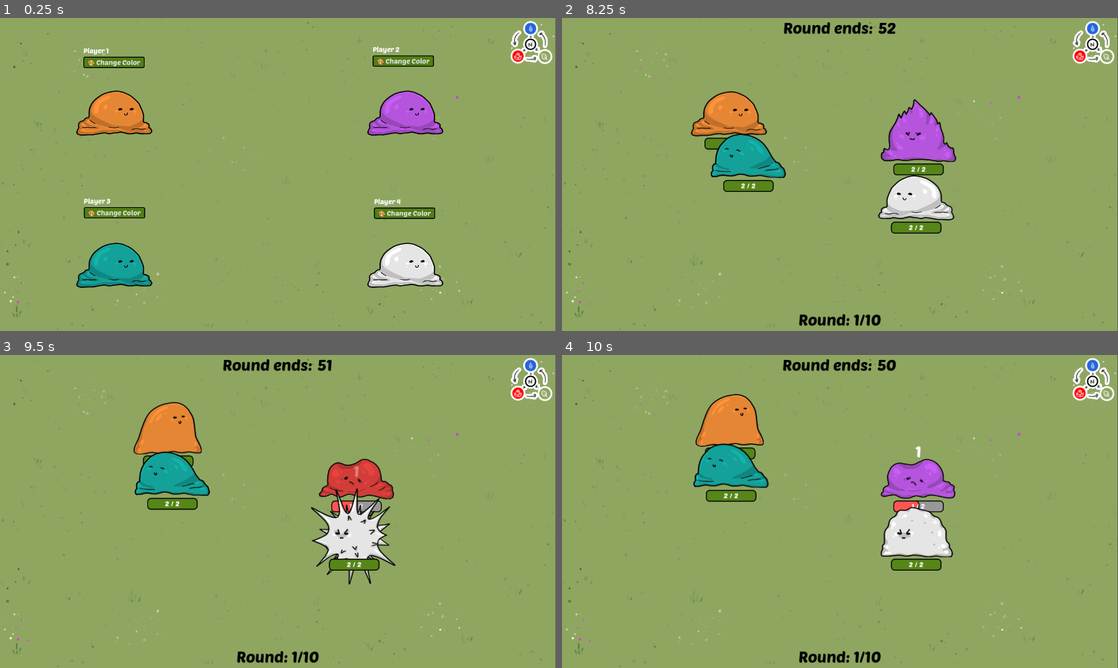
Above: before the commit, frames 1-4 (two rows, left to right).
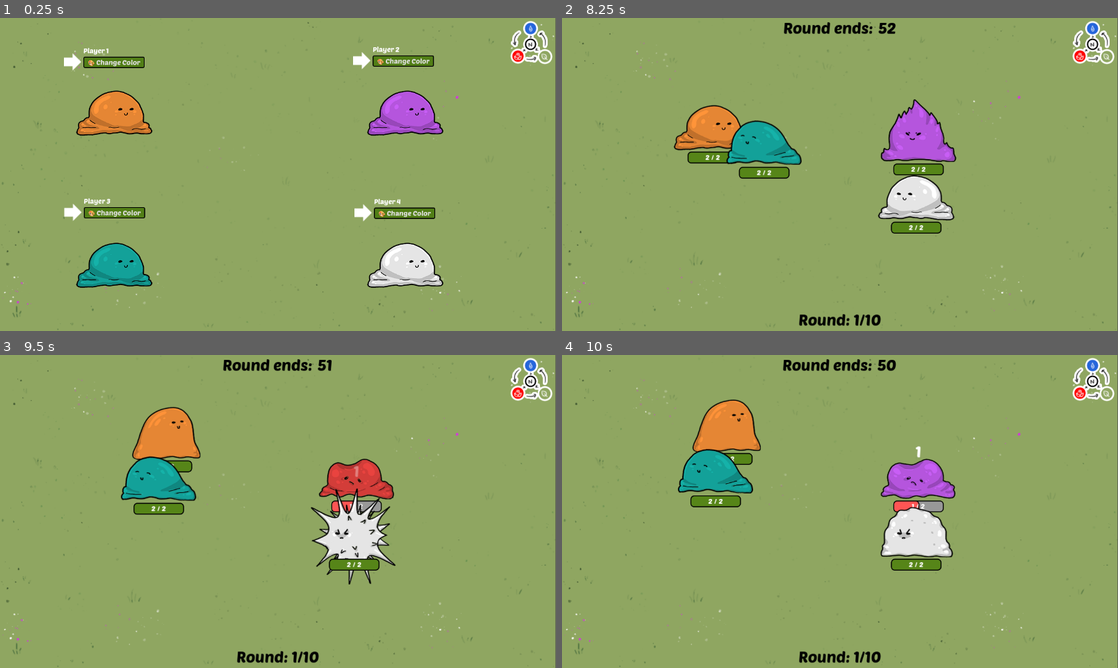
Above: after the commit, the same moments.

Repository: Galitie/mini-tyler-games
Game: Godot game, scene res://tylermon/tylermon.tscn
The game is run twice, just before and just after one commit, with the same random seed, the same clock (stepped at 60 frames per second) and the same inputs. This scene is started directly instead of the project's main scene. Sound files missing from this copy of the repository are replaced by a short silence.
Inputs (mouse positions are in pixels of both pictures, inside the frame that each line leads up to):
- Up to frame 1 (0.25 s): no input
- Up to frame 2 (8.25 s): tap Enter (start) at 0.5, 1.35, 2.85, 4.35, 5.85, 7.35 s; move the mouse to (962, 158) at 0.52 s; hold Right (move_piece_right) 0.53-1.28 s; hold Enter (start) 0.53-1.28 s; move the mouse to (728, 190) at 1.27 s; hold Escape (go_back) 1.28-2.03 s; move the mouse to (895, 105) at 2.02 s; hold Enter (start) 2.03-2.78 s; hold Right (move_piece_right) 2.03-3.53 s; move the mouse to (812, 237) at 2.77 s; move the mouse to (1006, 221) at 3.52 s; hold Enter (start) 3.53-4.28 s; hold Left (move_piece_left) 3.53-5.03 s; move the mouse to (673, 127) at 4.27 s; move the mouse to (867, 174) at 5.02 s; hold Escape (go_back) 5.03-5.78 s; hold Enter (start) 5.03-5.78 s; move the mouse to (756, 96) at 5.77 s; hold Right (move_piece_right) 5.78-8.03 s; move the mouse to (962, 158) at 6.52 s; hold Enter (start) 6.53-7.28 s; move the mouse to (728, 190) at 7.27 s; move the mouse to (895, 105) at 8.02 s; hold Escape (go_back) from 8.03 s (still down); hold Enter (start) from 8.03 s (still down)
- Up to frame 3 (9.5 s): move the mouse to (250, 574) at 8.77 s; release Escape (go_back) at 8.78 s; release Enter (start) at 8.78 s; hold Left (move_piece_left) from 8.78 s (still down); tap Enter (start) at 8.85 s
- Up to frame 4 (10 s): move the mouse to (1006, 558) at 9.52 s; release Left (move_piece_left) at 9.53 s; hold Right (move_piece_right) from 9.53 s (still down); hold Enter (start) from 9.53 s (still down)

The runs differ from the first frame. In frame 1, 0.4% of the frame differs, in the area x 11-67%, y 10-65%; in frame 2, 3.7%, in the area x 20-44%, y 23-56%; in frame 3, 2.2%; in frame 4, 2.4%.
Error in both runs: Cannot call method 'get_node' on a null value. (res://tylermon/tylermon.gd:42)

Commit message:
Made mons less slide-y

Diff:
--- a/tylermon/customizer.tscn
+++ b/tylermon/customizer.tscn
@@ -1,7 +1,8 @@
-[gd_scene load_steps=3 format=3 uid="uid://m7x0w3mg0g76"]
+[gd_scene load_steps=4 format=3 uid="uid://m7x0w3mg0g76"]
 
 [ext_resource type="Theme" uid="uid://mej1pqgdqmna" path="res://tylermon/tylermon_theme.tres" id="1_ehhrm"]
 [ext_resource type="Script" path="res://tylermon/customizer.gd" id="1_krosd"]
+[ext_resource type="Texture2D" uid="uid://dad7xklur0rud" path="res://tylermon/sprites/cursor.png" id="3_yeq46"]
 
 [node name="customizer" type="Control"]
 layout_mode = 3
@@ -31,4 +32,11 @@
 theme = ExtResource("1_ehhrm")
 text = "🎨 Change Color"
 
+[node name="cursor" type="TextureRect" parent="."]
+offset_left = -45.0
+offset_top = 16.0
+offset_right = -5.0
+offset_bottom = 56.0
+texture = ExtResource("3_yeq46")
+
 [connection signal="pressed" from="margin/vbox/Button" to="." method="_on_button_pressed"]
--- a/tylermon/mon.tscn
+++ b/tylermon/mon.tscn
@@ -42,7 +42,7 @@
 [sub_resource type="CapsuleShape2D" id="CapsuleShape2D_u036k"]
 resource_local_to_scene = true
 radius = 6.07992
-height = 17.2536
+height = 15.4237
 
 [sub_resource type="SpriteFrames" id="SpriteFrames_scvj0"]
 resource_local_to_scene = true
@@ -486,13 +486,12 @@
 
 [node name="mon" type="CharacterBody2D" groups=["mons"]]
 motion_mode = 1
-wall_min_slide_angle = 3.14159
 floor_constant_speed = true
 platform_on_leave = 2
+platform_wall_layers = 2
 script = ExtResource("1_vlprm")
 
 [node name="collision" type="CollisionShape2D" parent="."]
-visible = false
 position = Vector2(0, 5)
 rotation = 1.5708
 scale = Vector2(8.05931, 7.65057)
@@ -504,11 +503,10 @@
 modulate = Color(0.894118, 0.290196, 0.305882, 1)
 position = Vector2(0, -40)
 sprite_frames = SubResource("SpriteFrames_scvj0")
-animation = &"basic_atk"
+animation = &"idle"
 autoplay = "idle"
 
 [node name="hurt_box" type="Area2D" parent="scalable_nodes"]
-visible = false
 rotation = -0.0788491
 collision_layer = 0
 collision_mask = 4
@@ -520,7 +518,6 @@
 shape = SubResource("CapsuleShape2D_u036k")
 
 [node name="basic_atk_box" type="Area2D" parent="scalable_nodes"]
-visible = false
 position = Vector2(0, 25)
 scale = Vector2(10.5394, 10.925)
 collision_layer = 4
@@ -534,7 +531,6 @@
 disabled = true
 
 [node name="special_atk_box" type="Area2D" parent="scalable_nodes"]
-visible = false
 position = Vector2(-7, -30)
 scale = Vector2(16.7837, 5.41757)
 collision_layer = 4
--- a/tylermon/upgrade_menu.gd
+++ b/tylermon/upgrade_menu.gd
@@ -309,7 +309,7 @@
 		place.set("theme_override_colors/font_color", Color('ffffff'))
 	if index_corrected == '3':
 		add = "rd"
-		place.set("theme_override_colors/font_color", Color('e90000'))
+		place.set("theme_override_colors/font_color", Color('ffffff'))
 	if index_corrected == '4':
 		add = "th"
 		place.set("theme_override_colors/font_color", Color('e90000'))
--- a/tylermon/upgrade_menu.tscn
+++ b/tylermon/upgrade_menu.tscn
@@ -155,14 +155,3 @@
 offset_right = -5.0
 offset_bottom = 82.0
 texture = ExtResource("3_qnsce")
-
-[connection signal="mouse_entered" from="margin/hbox/buttons/hbox/hp" to="." method="_on_mouse_entered" binds= ["hp"]]
-[connection signal="pressed" from="margin/hbox/buttons/hbox/hp" to="." method="_on_button_pressed" binds= ["hp"]]
-[connection signal="mouse_entered" from="margin/hbox/buttons/hbox2/str" to="." method="_on_mouse_entered" binds= ["str"]]
-[connection signal="pressed" from="margin/hbox/buttons/hbox2/str" to="." method="_on_button_pressed" binds= ["str"]]
-[connection signal="mouse_entered" from="margin/hbox/buttons/hbox3/int" to="." method="_on_mouse_entered" binds= ["int"]]
-[connection signal="pressed" from="margin/hbox/buttons/hbox3/int" to="." method="_on_button_pressed" binds= ["int"]]
-[connection signal="mouse_entered" from="margin/hbox/buttons/hbox5/type" to="." method="_on_mouse_entered" binds= ["type"]]
-[connection signal="pressed" from="margin/hbox/buttons/hbox5/type" to="." method="_on_button_pressed" binds= ["type"]]
-[connection signal="mouse_entered" from="margin/hbox/buttons/hbox7/gamble" to="." method="_on_mouse_entered" binds= ["gamble"]]
-[connection signal="pressed" from="margin/hbox/buttons/hbox7/gamble" to="." method="_on_button_pressed" binds= ["gamble"]]
